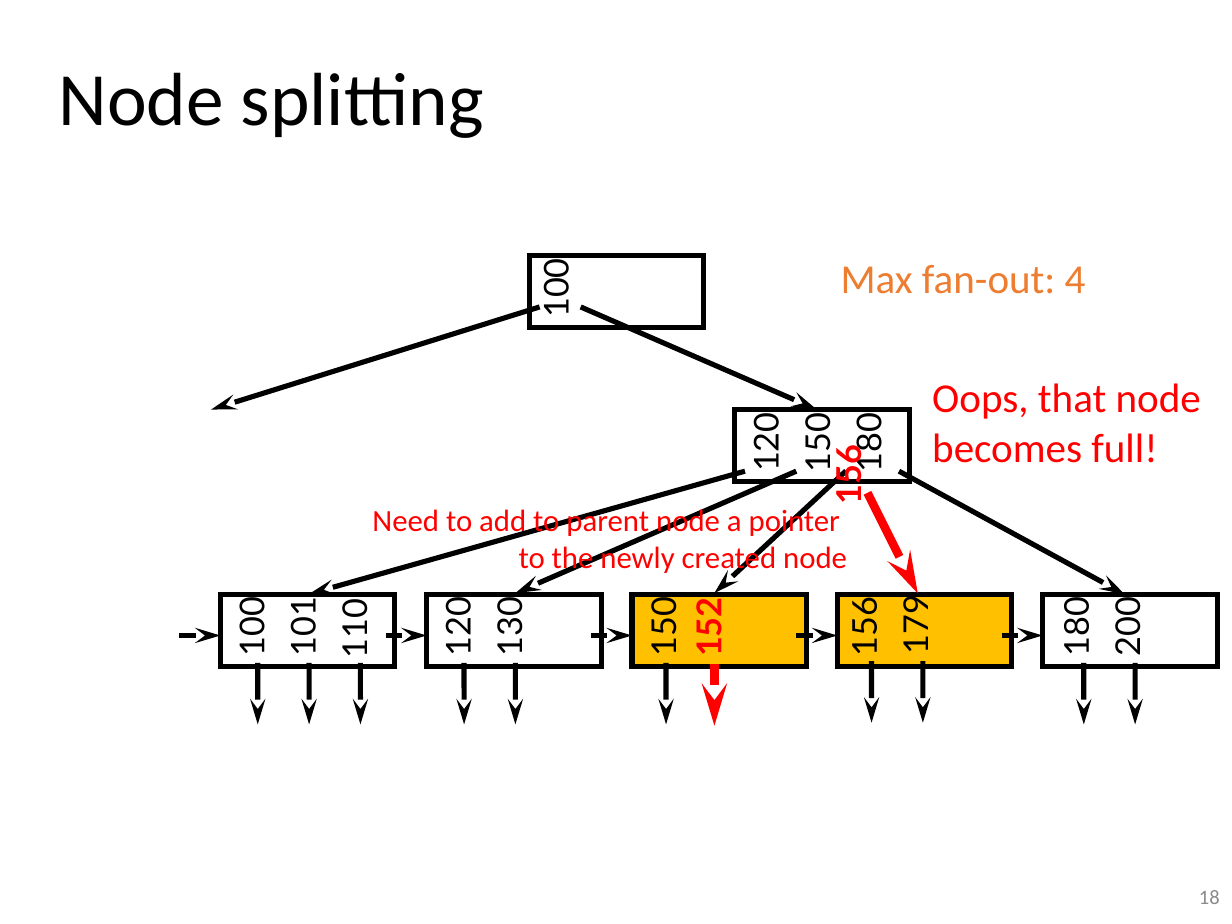
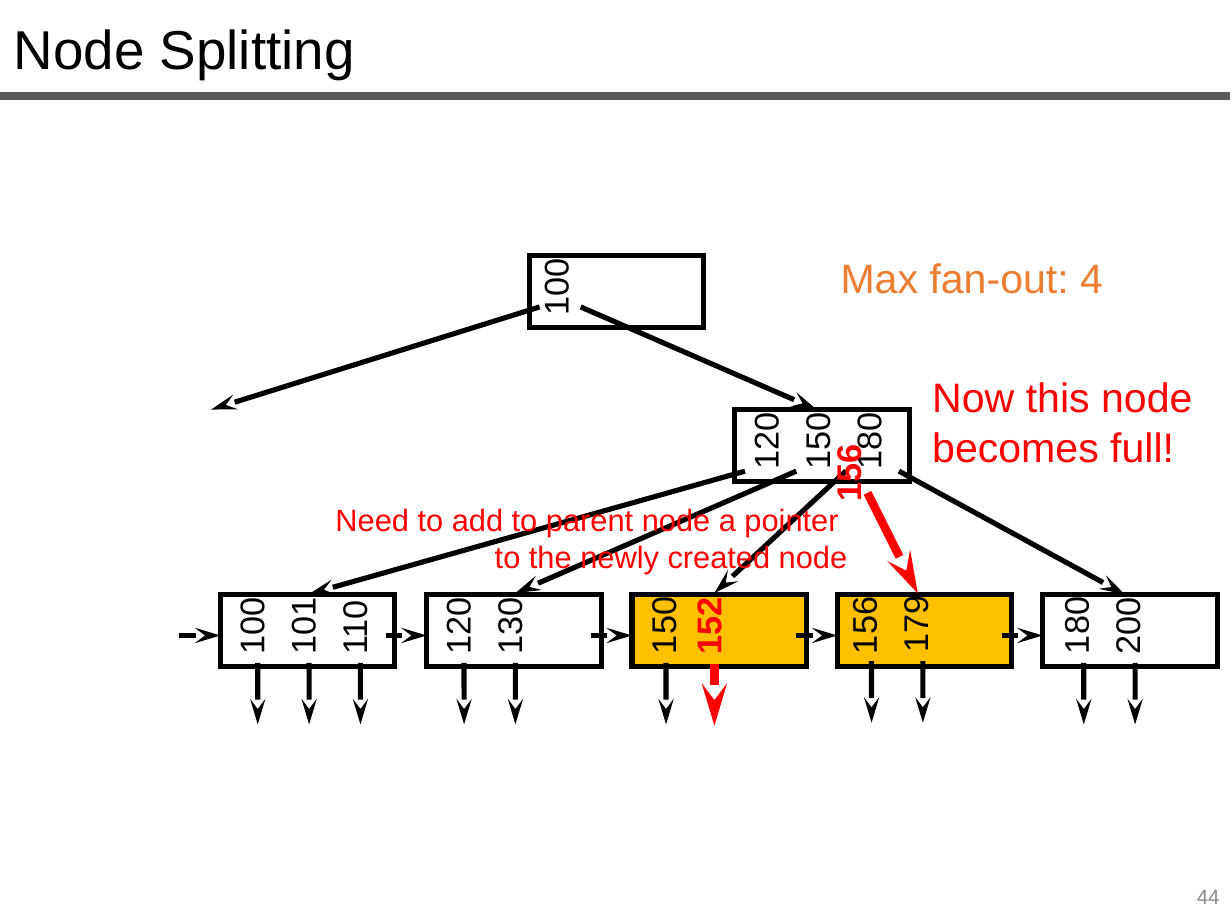
Before and after one commit to queryproc/slides, a slide deck: slide 44 of 12-index-slides.pptx (slide 18 before the commit). Drawn at 1232x924 pixels with LibreOffice and Linux fonts; fonts in the diff are those of the drawing. Boxes give left, top, right and bottom in pixels: in the first picture for what was removed or moved away, otherwise in the second. Text is boxed around its words. In the diff, an @@ line names an element or a change of style, - is before the commit and + after.

```diff
--- a/12-index-slides.pptx
+++ b/12-index-slides.pptx
@@ text "Node Splitting" at [14,29,355,79]: vertical alignment middle to top @@
@@ text at [14,29,355,79]: text changed; size 44 to 32 pt; font Calibri to Arial @@
-Node splitting
+Node Splitting
@@ line added from (0, 96) to (1231, 96), #595959 4.5 pt @@
@@ text "Max fan-out: 4" at [841,263,1103,294]: font Calibri to Arial @@
@@ text at [932,382,1192,463]: text changed; font Calibri to Arial @@
-Oops, that node
-becomes full!
+Now this node
+becomes full!
@@ text "Need to add to parent ..." at [335,506,847,573]: font Calibri to Arial @@
@@ text "Need to add to parent ...": place and size @@
-text "Need to add to parent ..." at [372,505,847,576]
+text "Need to add to parent ..." at [335,506,847,573]
@@ font Lato to Arial in 16 elements at [538,263,576,313], [748,417,786,467], [799,418,837,467], [850,418,888,469], [440,602,478,652], [491,602,529,652], [645,602,683,652], [846,602,884,652], [1058,602,1096,652], [1109,602,1147,653], [690,603,728,652], [233,602,271,652], [285,602,323,652], [830,450,868,501], [897,600,935,650], [336,605,374,652] @@
@@ page number at [1197,890,1220,904]: text changed; font Calibri to Arial @@
-18
+44
```
Also in this commit, not shown: 15 other slides changed, 45 slides added, 20 slides removed, 1 other file.
